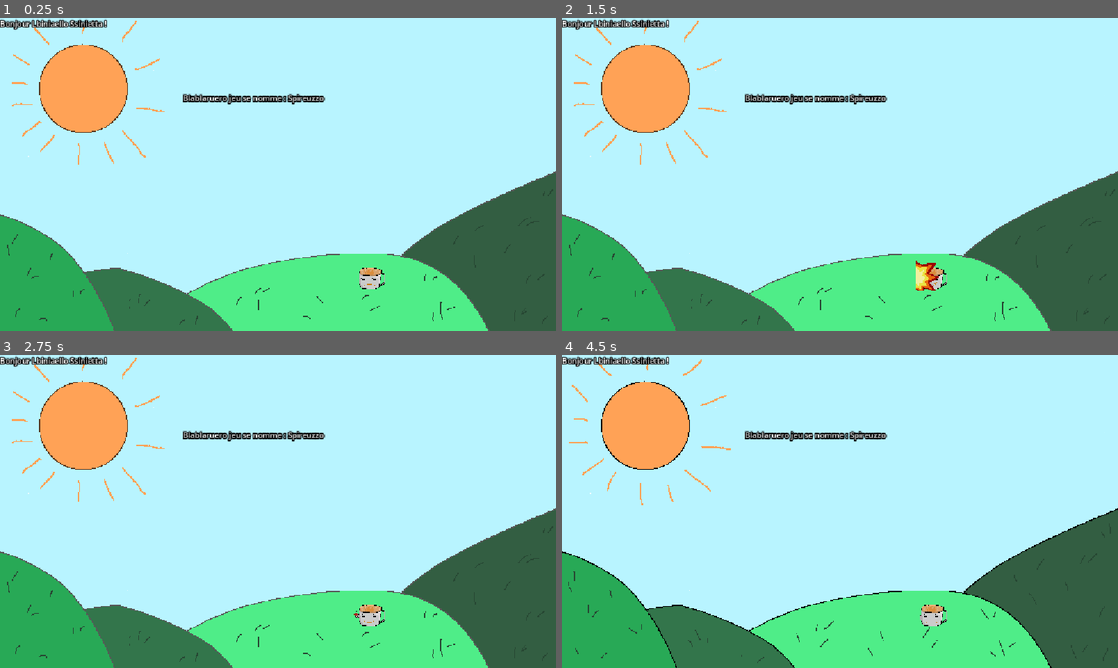
Above: before the commit, frames 1-4 (two rows, left to right).
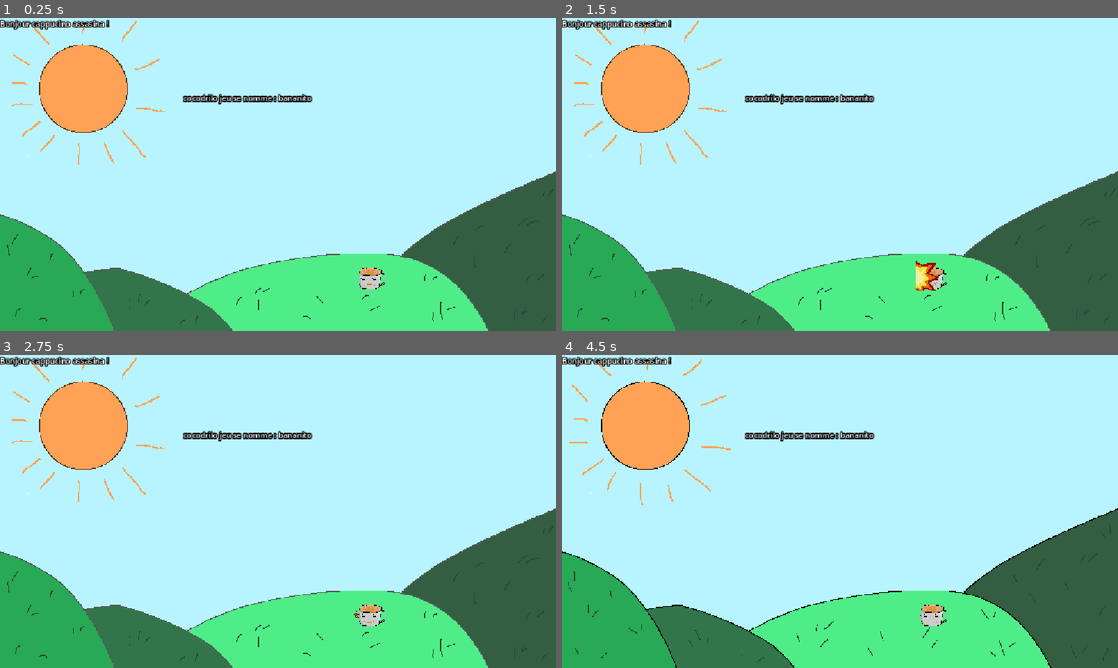
Above: after the commit, the same moments.

Repository: Tchetchouille/Chaos-Jam
Game: Godot game, scene res://enter_chaos.tscn
Two runs of this game, one before a commit and one after it. Both use one fixed random seed, a clock stepped at 60 frames per second and the inputs below.
Inputs:
- Up to frame 1 (0.25 s): no input
- Up to frame 2 (1.5 s): tap Enter (ui_accept) at 0.5, 0.77, 1.25 s; hold V 0.53-1.28 s; hold Right (ui_right) from 0.53 s (still down); tap V at 1.35 s
- Up to frame 3 (2.75 s): tap Enter (ui_accept) at 1.52 s; release Right (ui_right) at 2.03 s; hold Left (ui_left) from 2.03 s (still down); hold V from 2.03 s (still down)
- Up to frame 4 (4.5 s): release Left (ui_left) at 2.78 s; release V at 2.78 s; hold Right (ui_right) 2.78-4.28 s; tap V at 2.85, 4.35 s; tap Enter (ui_accept) at 3.02, 3.77, 4.25 s; hold V 3.53-4.28 s; hold Left (ui_left) from 4.28 s (still down)

The runs differ from the first frame. In frame 1, 0.7% of the frame differs, in the area x 5-59%, y 0-28%; in frame 2, 0.7%; in frame 3, 0.7%; in frame 4, 0.7%.

Commit message:
resolve perf issues

Diff:
--- a/chaos-aaaaaaaaaaaaaaaaaaaah/game_manager.gd
+++ b/chaos-aaaaaaaaaaaaaaaaaaaah/game_manager.gd
@@ -32,7 +32,7 @@
 					var rand_word_index = randi_range(0, len(brainrot)-1)
 					var rand_pos = randi_range(0, text_length-1)
 					var appendix = "a" if rand_word_index-text_length%2==0 else "o"
-					text_arr[rand_pos] = _generator.generate_noun(_max_length, _temperature, _top_k) #brainrot[rand_word_index] + appendix
+					text_arr[rand_pos] = brainrot[rand_word_index] + appendix #_generator.generate_noun(_max_length, _temperature, _top_k)
 				var text_random = ""
 				for i in text_arr:
 					text_random += i + " "
